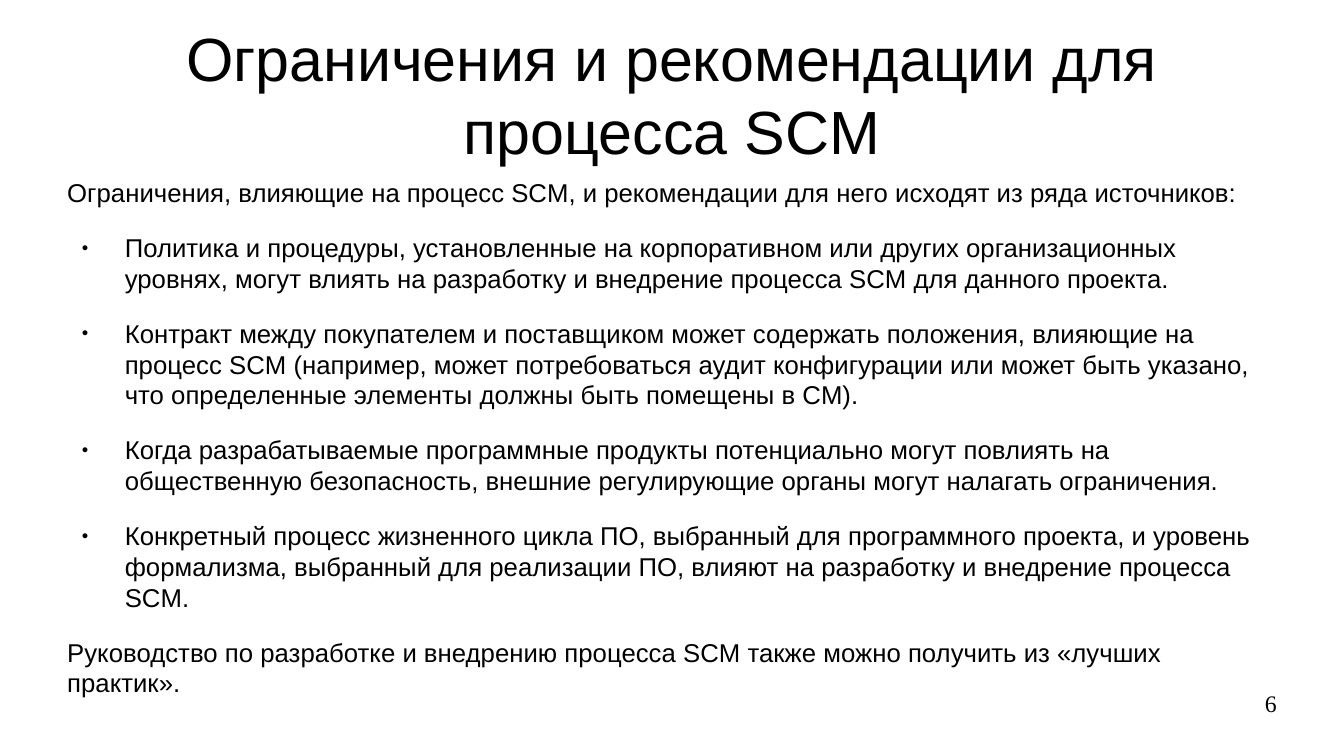
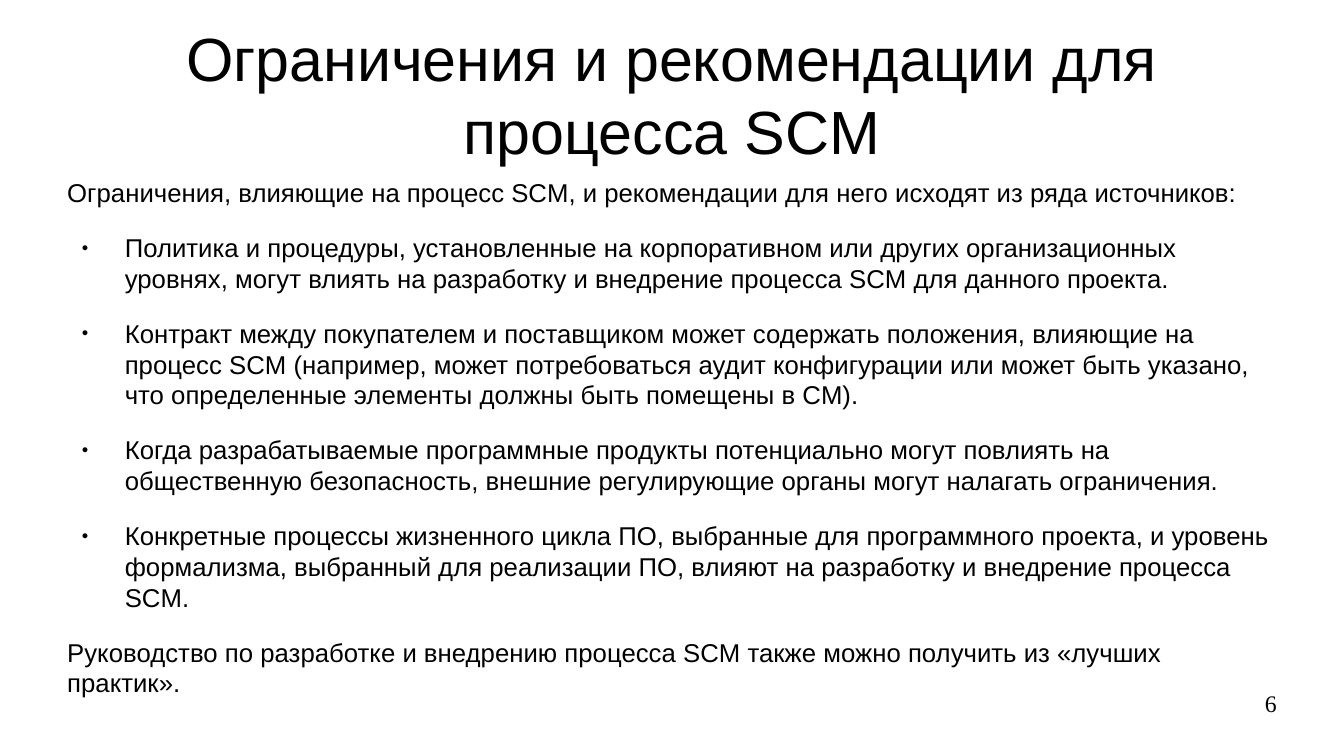
Before and after one commit to steelcraft/stud-lab, a slide deck: slide 6 of Лекции/CASWE01#L6.odp. Drawn at 1344x756 pixels with LibreOffice and Linux fonts; fonts in the diff are those of the drawing. Boxes give left, top, right and bottom in pixels: in the first picture for what was removed or moved away, otherwise in the second. Text is boxed around its words. In the diff, an @@ line names an element or a change of style, - is before the commit and + after.

Commit message:
Исправлены стилистические ошибки

```diff
--- a/Лекции/CASWE01#L6.odp
+++ b/Лекции/CASWE01#L6.odp
@@ text at (x1=125, y1=526, x2=1269, y2=608): text changed @@
-● Конкретный процесс жизненного цикла ПО, выбранный для программного проекта, и уровень формализма, выбранный для реализации ПО, влияют на разработку и внедрение процесса SCM.
+● Конкретные процессы жизненного цикла ПО, выбранные для программного проекта, и уровень формализма, выбранный для реализации ПО, влияют на разработку и внедрение процесса SCM.
```
